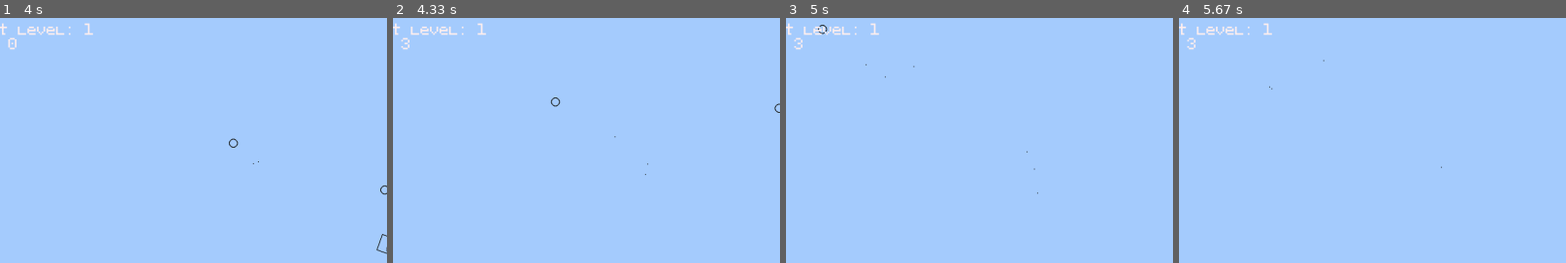
Above: before the commit, frames 1-4 (left to right).
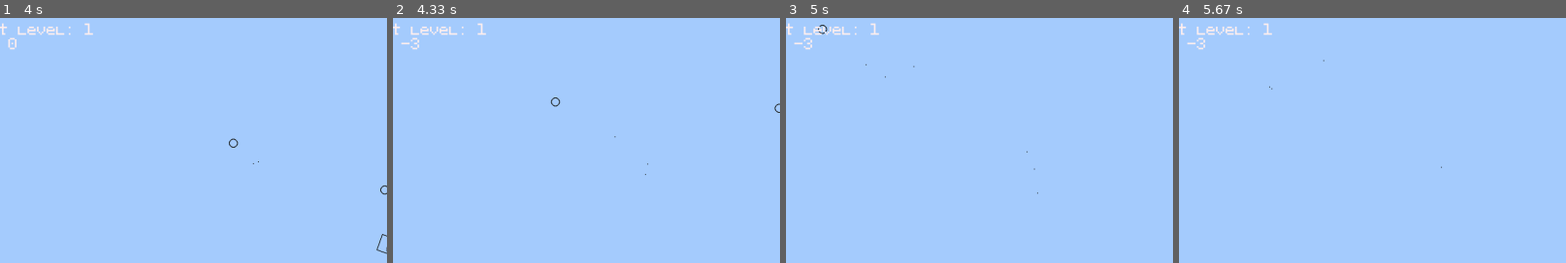
Above: after the commit, the same moments.

Repository: a96lex/pygame-tank-game
Game: pygame game, started from main.py
Two runs of this game, one before a commit and one after it. Both use one fixed random seed, a clock stepped at 60 frames per second and the inputs below.
Inputs (mouse positions are % of the whole screen's width and height, from its top left):
- Up to frame 1 (4 s): click "Current level: 1" at 0.4 s; hold Right 0.67-1.13 s; move the mouse to (93, 47) at 0.7 s; tap Space at 0.73, 1.03, 1.23, 1.57, 1.87, 2.07, 2.37, 2.63, 2.97, 3.4, 3.8 s; hold Up 1.17-1.47 s; move the mouse to (29, 51) at 1.2 s; hold Right 1.5-1.97 s; move the mouse to (22, 35) at 1.53 s; hold Left 2-2.53 s; move the mouse to (73, 15) at 2.03 s; hold Down 2.57-2.87 s; move the mouse to (70, 59) at 2.6 s; hold Left 2.9-3.3 s; move the mouse to (27, 13) at 2.93 s; hold Up 3.33-3.7 s; move the mouse to (59, 16) at 3.37 s; hold Right from 3.73 s (still down); move the mouse to (30, 30) at 3.77 s
- Up to frame 2 (4.33 s): keep holding Right; tap Space at 4.1 s
- Up to frame 3 (5 s): release Right at 4.37 s; hold Down 4.4-4.77 s; move the mouse to (51, 76) at 4.43 s; tap Space at 4.47, 4.87 s; hold Left from 4.8 s (still down); move the mouse to (58, 61) at 4.83 s
- Up to frame 4 (5.67 s): tap Space at 5.17, 5.37 s; release Left at 5.27 s; hold Right from 5.3 s (still down); move the mouse to (56, 62) at 5.33 s
The pictures show only the part of the screen within x 8-58%, y 0-50%; the shares and areas given below are measured in that part.

Frame 1 is identical in both runs. In frame 2, 0.1% of the frame differs, in the area x 2-7%, y 7-14%; in frame 3, 0.1%; in frame 4, 0.1%.

Commit message:
substract if player is hit

Diff:
--- a/main.py
+++ b/main.py
@@ -70,7 +70,7 @@
                     break
 
         if not bullet.from_player or GameConfig.friendly_fire:
-            score += handle_collision_if_exist(bullet, player)
+            score -= handle_collision_if_exist(bullet, player)
 
     for enemy in enemies:
         enemy.update()
